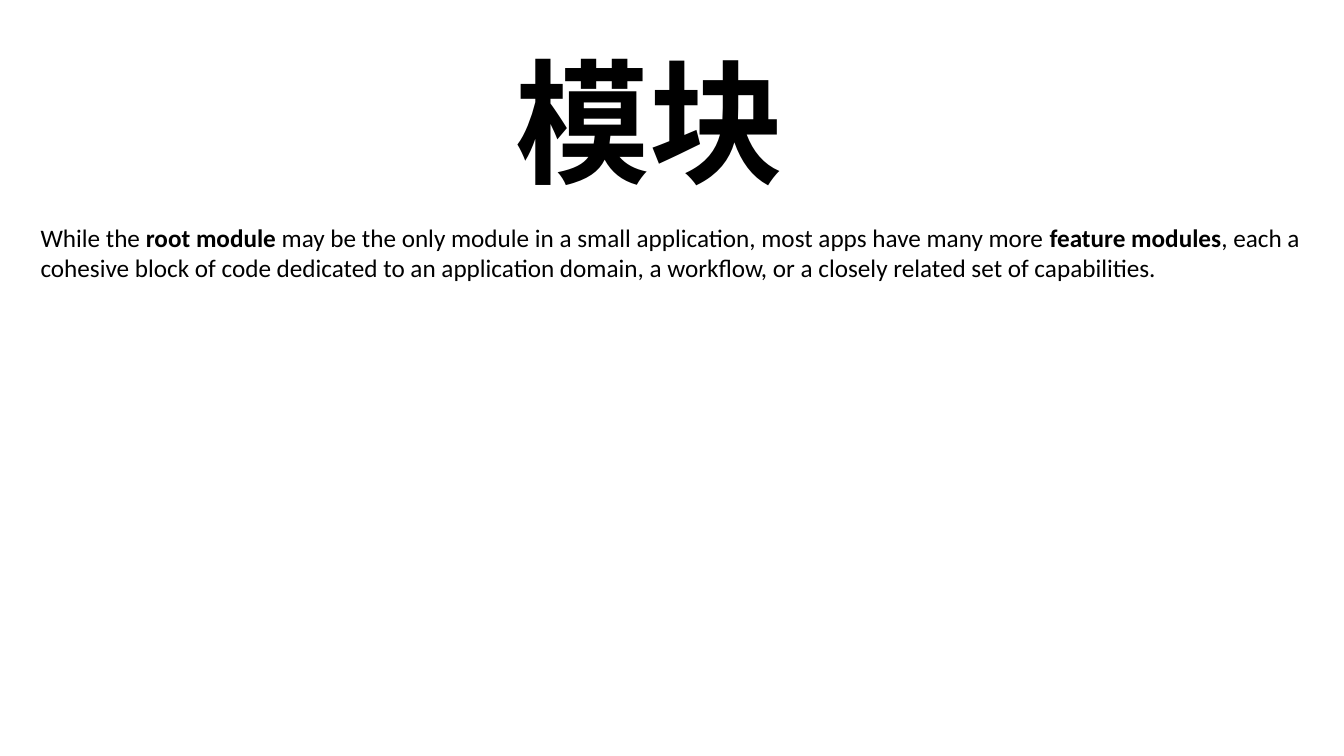
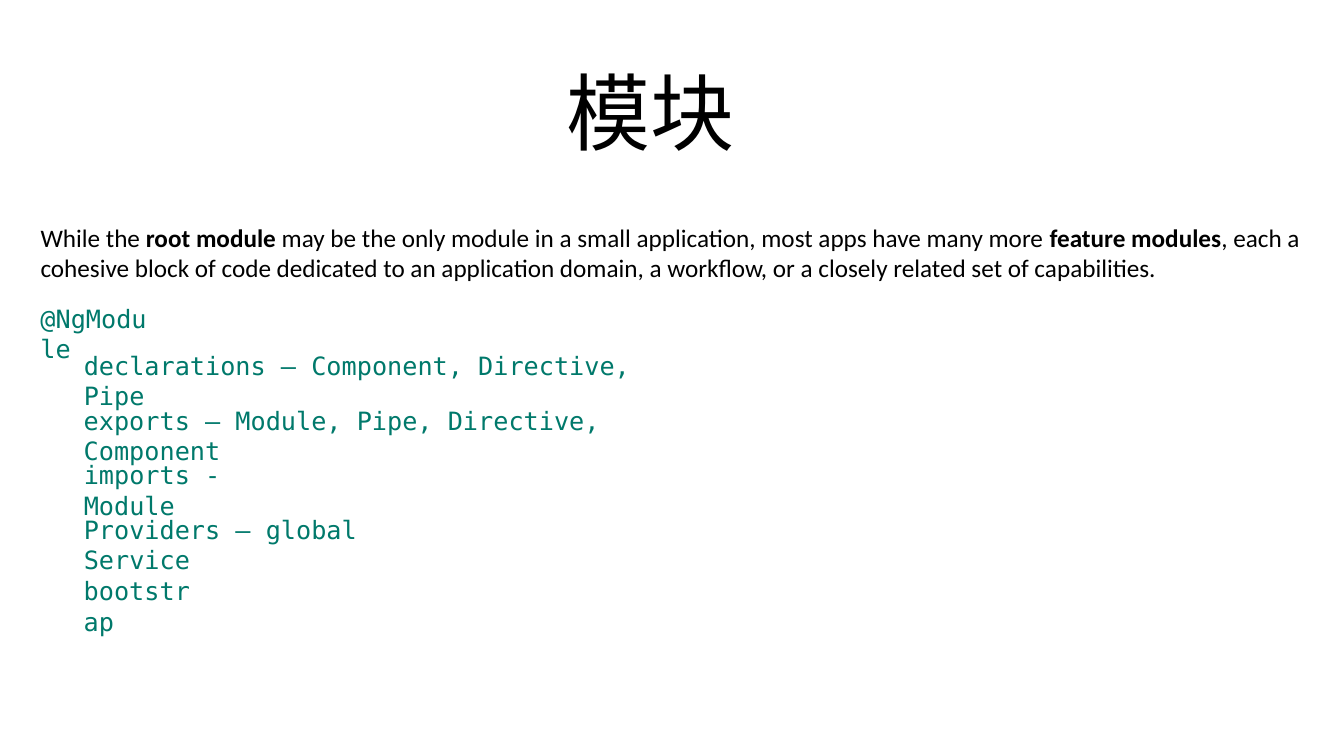
Before and after one commit to FredJiangFei/MyDocuments, a slide deck: slide 1 of Angular summary/Angular.pptx. Drawn at 1344x756 pixels with LibreOffice and Linux fonts; fonts in the diff are those of the drawing. Boxes give left, top, right and bottom in pixels: in the first picture for what was removed or moved away, otherwise in the second. Text is boxed around its words. In the diff, an @@ line names an element or a change of style, - is before the commit and + after.

```diff
--- a/Angular summary/Angular.pptx
+++ b/Angular summary/Angular.pptx
@@ title "模块": place and size @@
-title "模块" at (515,58,784,186)
+title "模块" at (567,73,735,151)
@@ title "模块" at (567,73,735,151): size 96 to 60 pt, bold off @@
@@ text added at (30,298,165,339), 18 pt, text #00796B @@
+@NgModule
@@ text added at (84,355,630,411), 18 pt, text #00796B @@
+declarations – Component, Directive, Pipe
@@ text added at (84,409,600,466), 18 pt, text #00796B @@
+exports – Module, Pipe, Directive, Component
@@ text added at (84,464,190,521), 18 pt, text #00796B @@
+imports - Module
@@ text added at (84,519,357,570), 18 pt, text #00796B @@
+Providers – global Service
@@ text added at (74,571,209,611), 18 pt, text #00796B @@
+bootstrap
```
Also in this commit, not shown: 7 slides added.
